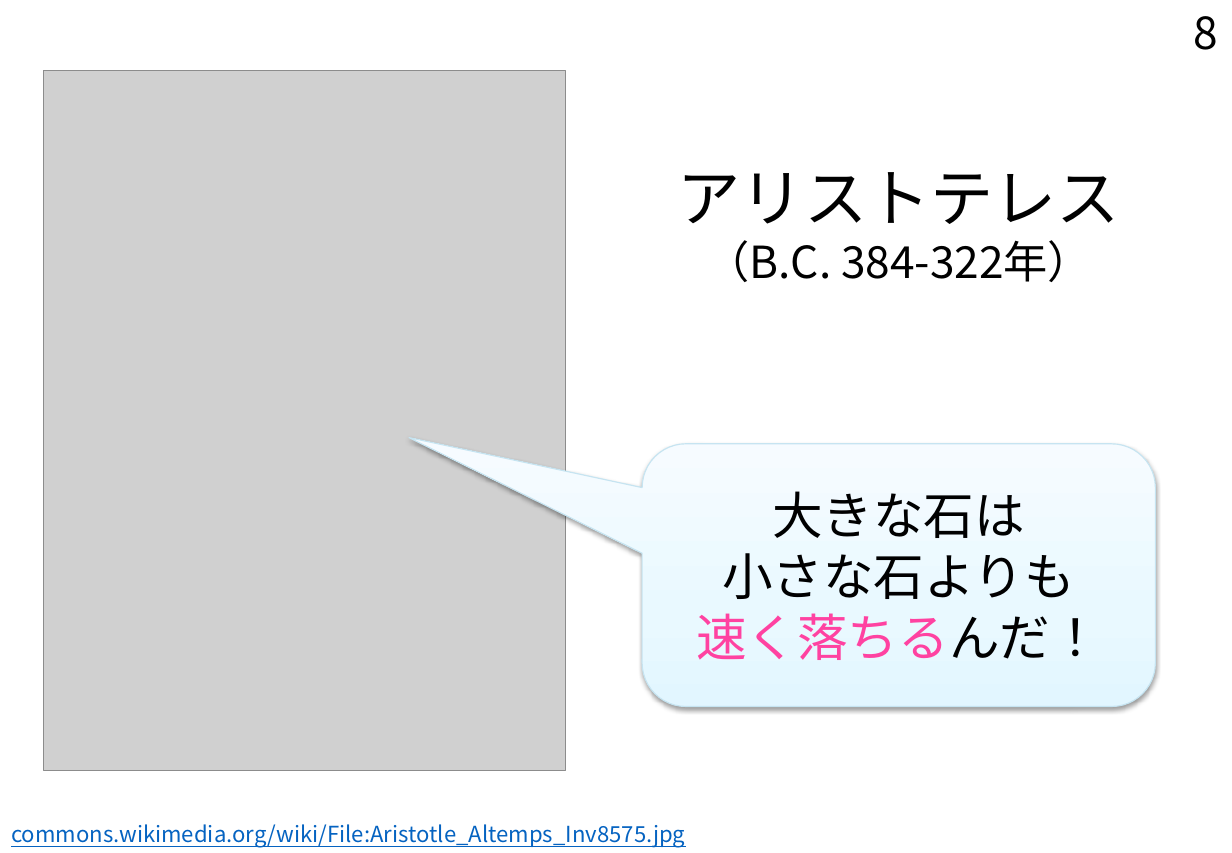
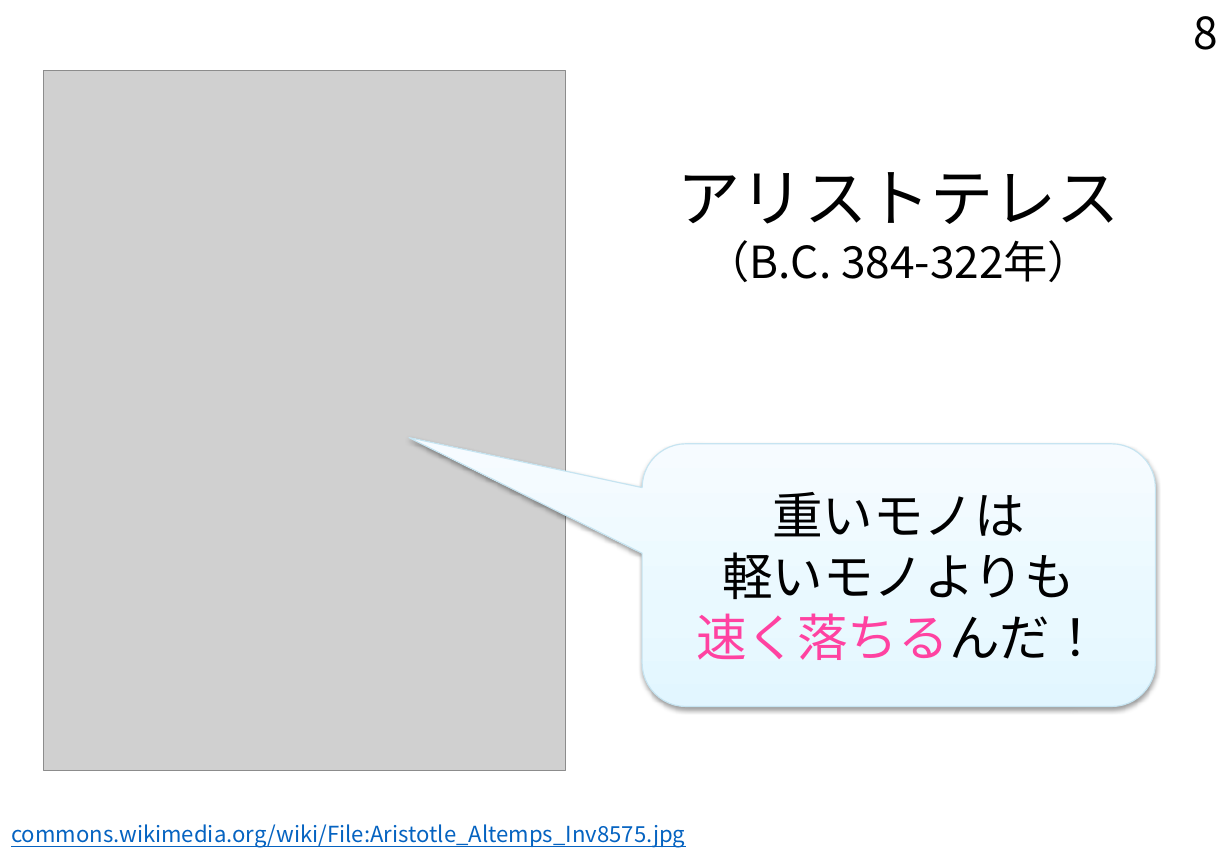
Before and after one commit to Y-teraya/Y-teraya.github.io, a slide deck: slide 8 of EM03/EM03_slide.pptx. Drawn at 1232x853 pixels with LibreOffice and Linux fonts; fonts in the diff are those of the drawing; grey boxes stand for pictures. Boxes give left, top, right and bottom in pixels: in the first picture for what was removed or moved away, otherwise in the second. Text is boxed around its words. In the diff, an @@ line names an element or a change of style, - is before the commit and + after.

```diff
--- a/EM03/EM03_slide.pptx
+++ b/EM03/EM03_slide.pptx
@@ text in rounded speech box at (x1=722, y1=492, x2=1075, y2=599): text changed @@
-大きな石は
-小さな石よりも
+重いモノは
+軽いモノよりも
```
Also in this commit, not shown: 5 other slides changed, 4 other files.
